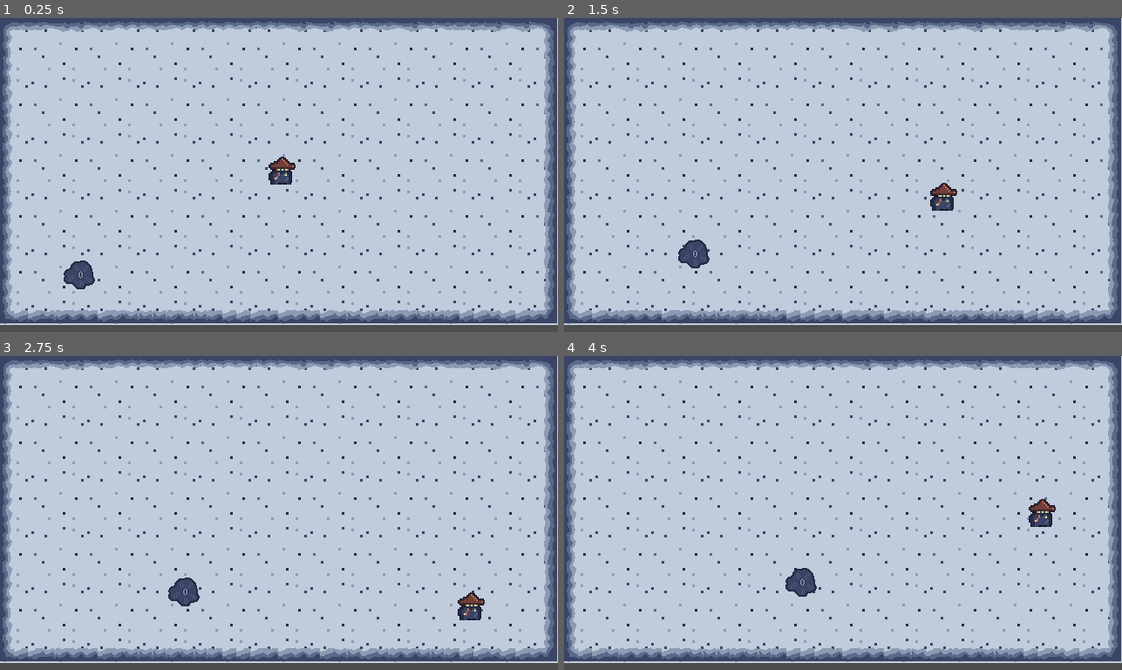
Above: before the commit, frames 1-4 (two rows, left to right).
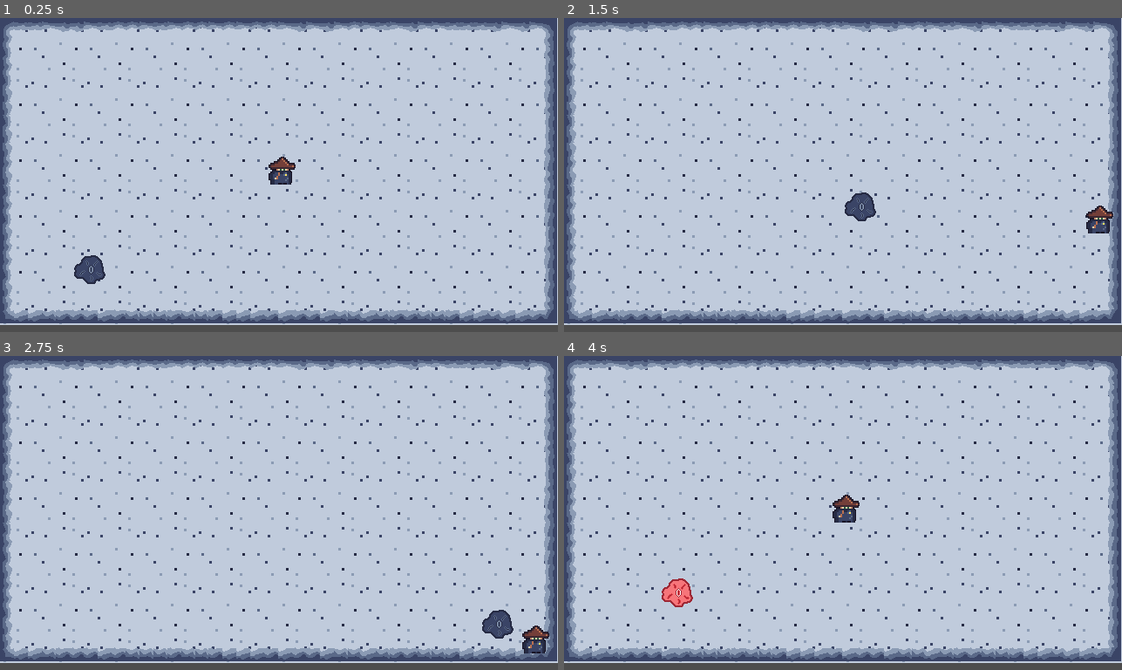
Above: after the commit, the same moments.

Repository: sthoni/winter_melonJam2023
Game: Godot game, scene res://level.tscn
Two runs of this game, one before a commit and one after it. Both use one fixed random seed, a clock stepped at 60 frames per second and the inputs below.
Inputs (mouse positions are in pixels of both pictures, inside the frame that each line leads up to):
- Up to frame 1 (0.25 s): no input
- Up to frame 2 (1.5 s): hold D (ui_right) 0.53-1.28 s; hold S (ui_down) from 1.28 s (still down)
- Up to frame 3 (2.75 s): release S (ui_down) at 2.03 s; hold D (ui_right) from 2.03 s (still down)
- Up to frame 4 (4 s): release D (ui_right) at 2.78 s; hold W (ui_up) 2.78-3.5 s; click (865, 553) at 3.5 s, where only the run after the commit has a clickable "Start New Game"

The runs differ from the first frame. In frame 1, 0.5% of the frame differs, in the area x 11-19%, y 75-87%; in frame 2, 1.4%; in frame 3, 1.4%; in frame 4, 1.4%, in the area x 17-89%, y 44-80%.

Commit message:
Bessere MovementComponents.

Diff:
--- a/Character.gd
+++ b/Character.gd
@@ -2,9 +2,7 @@
 class_name Character
 
 @export var speed: float = 150 # speed in pixels/sec
-@export var step_sound: AudioStream
 
-@onready var step_timer: Timer = $StepTimer
 @onready var wand := $Wand
 @onready var health_component := $HealthComponent
 @onready var level := $"../"
@@ -18,16 +16,6 @@
 
 # TODO: Schießen in eigene Component packen
 func get_input():
-	var input_direction := Input.get_vector("ui_left", "ui_right", "ui_up", "ui_down")
-	if input_direction.x < 0:
-		sprite.frame = 1
-	elif input_direction.x > 0:
-		sprite.frame = 0
-	velocity = input_direction * speed
-	if velocity != Vector2.ZERO && step_timer.is_stopped():
-		step_timer.wait_time = 60.0/speed
-		step_timer.start()
-		SfxPlayer.play(step_sound)
 	if Input.is_action_pressed("cast_left") or Input.is_action_pressed("cast_right") or Input.is_action_pressed("cast_up") or Input.is_action_pressed("cast_down"):
 		var cast_direction := Input.get_vector("cast_left", "cast_right", "cast_up","cast_down")
 		if cast_direction.x < 0:
--- /dev/null
+++ b/Components/MovementComponent.gd
@@ -0,0 +1,14 @@
+extends Node
+class_name MovementComponent
+
+@export var actor: CharacterBody2D
+@export var min_slide_angle: float = 0.0
+
+# Called when the node enters the scene tree for the first time.
+func _ready() -> void:
+	actor.wall_min_slide_angle = min_slide_angle
+	actor.motion_mode = actor.MOTION_MODE_GROUNDED
+
+
+func _physics_process(delta: float) -> void:
+	actor.move_and_slide()
--- a/Wand.gd
+++ b/Wand.gd
@@ -19,7 +19,7 @@
 	cast_timer.stop()
 
 # Called every frame. 'delta' is the elapsed time since the previous frame.
-func _process(delta):
+func _process(_delta):
 	pass
 
 # Mit Q und E durch Charms switchen
--- a/character.tscn
+++ b/character.tscn
@@ -1,10 +1,12 @@
-[gd_scene load_steps=8 format=3 uid="uid://b430b0ffb7o5l"]
+[gd_scene load_steps=10 format=3 uid="uid://b430b0ffb7o5l"]
 
 [ext_resource type="Script" path="res://Character.gd" id="1_d6u6j"]
-[ext_resource type="AudioStream" uid="uid://rmd4u127qfir" path="res://assets/audio/step.wav" id="2_gvncw"]
 [ext_resource type="Script" path="res://Wand.gd" id="2_t0h4w"]
 [ext_resource type="Texture2D" uid="uid://u7c5dckamxj8" path="res://assets/player.png" id="3_e6ta1"]
 [ext_resource type="PackedScene" uid="uid://wb64fs4i4iwv" path="res://Components/HealthComponent.tscn" id="5_7xr0c"]
+[ext_resource type="Script" path="res://player_movement_velocity_input.gd" id="5_be6xw"]
+[ext_resource type="Resource" uid="uid://cmulok0i3lkiw" path="res://player_movement_stats.tres" id="6_labsj"]
+[ext_resource type="Script" path="res://Components/MovementComponent.gd" id="7_34ugu"]
 
 [sub_resource type="CapsuleShape2D" id="CapsuleShape2D_jy0w3"]
 radius = 13.0
@@ -15,7 +17,6 @@
 collision_layer = 2
 motion_mode = 1
 script = ExtResource("1_d6u6j")
-step_sound = ExtResource("2_gvncw")
 
 [node name="Wand" type="Marker2D" parent="."]
 unique_name_in_owner = true
@@ -44,8 +45,14 @@
 texture = ExtResource("3_e6ta1")
 hframes = 2
 
-[node name="StepTimer" type="Timer" parent="."]
-one_shot = true
+[node name="PlayerMovementVelocityInput" type="Node" parent="." node_paths=PackedStringArray("actor")]
+script = ExtResource("5_be6xw")
+actor = NodePath("..")
+movement_stats = ExtResource("6_labsj")
+
+[node name="MovementComponent" type="Node" parent="." node_paths=PackedStringArray("actor")]
+script = ExtResource("7_34ugu")
+actor = NodePath("..")
 
 [connection signal="timeout" from="Wand/CastTimer" to="Wand" method="cast"]
 [connection signal="body_entered" from="Area2D" to="." method="_on_area_2d_body_entered"]
--- /dev/null
+++ b/custom_resources/movement_stats.gd
@@ -0,0 +1,7 @@
+extends Resource
+
+class_name MovementStats
+
+@export var max_speed: float = 300.0
+@export var acceleration: float = 1000.0
+@export var friction: float = 500.0
--- a/enemies/enemy.gd
+++ b/enemies/enemy.gd
@@ -16,14 +16,15 @@
 
 
 func _physics_process(_delta):
-	velocity = movement_controller.calculate_movement(self.position)
-	for i in get_slide_collision_count():
-		var collision = get_slide_collision(i)
-		if collision.get_collider() and collision.get_collider().name == "Character":
-			var character: Character = collision.get_collider()
-			self.position -= velocity.normalized()*3
-			character.health_component.reduce_health(4)
-	move_and_slide()
+	#velocity = movement_controller.calculate_movement(self.position)
+	#for i in get_slide_collision_count():
+		#var collision = get_slide_collision(i)
+		#if collision.get_collider() and collision.get_collider().name == "Character":
+			#var character: Character = collision.get_collider()
+			#self.position -= velocity.normalized()*3
+			#character.health_component.reduce_health(4)
+	#move_and_slide()
+	pass
 
 
 func _on_health_component_health_depleted():
--- a/enemies/enemy.tscn
+++ b/enemies/enemy.tscn
@@ -1,9 +1,11 @@
-[gd_scene load_steps=6 format=3 uid="uid://kh3gp6km022u"]
+[gd_scene load_steps=8 format=3 uid="uid://kh3gp6km022u"]
 
 [ext_resource type="Texture2D" uid="uid://bhsv71aw282lo" path="res://assets/enemy_proto.png" id="1_daqqq"]
 [ext_resource type="Script" path="res://enemies/enemy.gd" id="1_kc1q1"]
-[ext_resource type="Script" path="res://EnemyMovementController.gd" id="3_eyygj"]
 [ext_resource type="PackedScene" uid="uid://wb64fs4i4iwv" path="res://Components/HealthComponent.tscn" id="4_bk7j2"]
+[ext_resource type="Script" path="res://Components/MovementComponent.gd" id="4_epvoa"]
+[ext_resource type="Script" path="res://enemy_movement_velocity_ki.gd" id="5_f7054"]
+[ext_resource type="Resource" uid="uid://coy5jvnkq8ot2" path="res://enemy_movement_stats.tres" id="6_rdo3t"]
 
 [sub_resource type="CircleShape2D" id="CircleShape2D_kbwjk"]
 radius = 16.0
@@ -20,9 +22,15 @@
 [node name="Sprite2D" type="Sprite2D" parent="."]
 texture = ExtResource("1_daqqq")
 
-[node name="EnemyMovementController" type="Node" parent="."]
-script = ExtResource("3_eyygj")
-
 [node name="HealthComponent" parent="." instance=ExtResource("4_bk7j2")]
 
+[node name="MovementComponent" type="Node" parent="." node_paths=PackedStringArray("actor")]
+script = ExtResource("4_epvoa")
+actor = NodePath("..")
+
+[node name="EnemyMovementStats" type="Node" parent="." node_paths=PackedStringArray("actor")]
+script = ExtResource("5_f7054")
+actor = NodePath("..")
+movement_stats = ExtResource("6_rdo3t")
+
 [connection signal="health_depleted" from="HealthComponent" to="." method="_on_health_component_health_depleted"]
--- a/enemy.tscn
+++ b/enemy.tscn
@@ -1,9 +1,11 @@
-[gd_scene load_steps=6 format=3 uid="uid://bgfj56x4v8k0x"]
+[gd_scene load_steps=8 format=3 uid="uid://dq2tjbjv086bg"]
 
 [ext_resource type="Texture2D" uid="uid://bhsv71aw282lo" path="res://assets/enemy_proto.png" id="1_daqqq"]
 [ext_resource type="Script" path="res://enemies/enemy.gd" id="1_kc1q1"]
-[ext_resource type="Script" path="res://EnemyMovementController.gd" id="3_eyygj"]
 [ext_resource type="PackedScene" uid="uid://wb64fs4i4iwv" path="res://Components/HealthComponent.tscn" id="4_bk7j2"]
+[ext_resource type="Script" path="res://Components/MovementComponent.gd" id="5_0tm2k"]
+[ext_resource type="Script" path="res://enemy_movement_velocity_ki.gd" id="5_c300l"]
+[ext_resource type="Resource" uid="uid://coy5jvnkq8ot2" path="res://enemy_movement_stats.tres" id="6_gt6b4"]
 
 [sub_resource type="CircleShape2D" id="CircleShape2D_kbwjk"]
 radius = 20.0
@@ -19,10 +21,16 @@
 [node name="Sprite2D" type="Sprite2D" parent="."]
 texture = ExtResource("1_daqqq")
 
-[node name="EnemyMovementController" type="Node" parent="."]
-script = ExtResource("3_eyygj")
-
 [node name="HealthComponent" parent="." instance=ExtResource("4_bk7j2")]
 MAX_HEALTH = 5
 
+[node name="MovementComponent" type="Node" parent="." node_paths=PackedStringArray("actor")]
+script = ExtResource("5_0tm2k")
+actor = NodePath("..")
+
+[node name="EnemyMovementStats" type="Node" parent="." node_paths=PackedStringArray("actor")]
+script = ExtResource("5_c300l")
+actor = NodePath("..")
+movement_stats = ExtResource("6_gt6b4")
+
 [connection signal="health_depleted" from="HealthComponent" to="." method="_on_health_component_health_depleted"]
--- /dev/null
+++ b/enemy_movement_stats.tres
@@ -0,0 +1,9 @@
+[gd_resource type="Resource" script_class="MovementStats" load_steps=2 format=3 uid="uid://coy5jvnkq8ot2"]
+
+[ext_resource type="Script" path="res://custom_resources/movement_stats.gd" id="1_q0aja"]
+
+[resource]
+script = ExtResource("1_q0aja")
+max_speed = 200.0
+acceleration = 1000.0
+friction = 500.0
--- /dev/null
+++ b/enemy_movement_velocity_ki.gd
@@ -0,0 +1,17 @@
+extends Node
+
+class_name  EnemyMovementVelocityKi
+
+@export var actor: CharacterBody2D
+@export var movement_stats: MovementStats
+var player: Character
+
+func _ready() -> void:
+	player = get_tree().get_first_node_in_group("player")
+
+func _physics_process(delta: float) -> void:
+	var direction = player.global_position - actor.position
+	if direction.length() > 0:
+		actor.velocity = actor.velocity.move_toward(direction.normalized() * movement_stats.max_speed, movement_stats.acceleration * delta)
+	else:
+		actor.velocity = actor.velocity.move_toward(Vector2.ZERO, movement_stats.friction * delta)
--- /dev/null
+++ b/player_movement_stats.tres
@@ -0,0 +1,9 @@
+[gd_resource type="Resource" script_class="MovementStats" load_steps=2 format=3 uid="uid://cmulok0i3lkiw"]
+
+[ext_resource type="Script" path="res://custom_resources/movement_stats.gd" id="1_qd48n"]
+
+[resource]
+script = ExtResource("1_qd48n")
+max_speed = 200.0
+acceleration = 2000.0
+friction = 700.0
--- /dev/null
+++ b/player_movement_velocity_input.gd
@@ -0,0 +1,17 @@
+extends Node
+
+class_name  PlayerMovementVelocityInput
+
+@export var actor: CharacterBody2D
+@export var movement_stats: MovementStats
+
+func _physics_process(delta: float) -> void:
+	var input := Input.get_vector("ui_left", "ui_right", "ui_up", "ui_down")
+	if input.x < 0:
+		actor.sprite.frame = 1
+	elif input.x > 0:
+		actor.sprite.frame = 0
+	if input.length() > 0:
+		actor.velocity = actor.velocity.move_toward(input * movement_stats.max_speed, movement_stats.acceleration * delta)
+	else:
+		actor.velocity = actor.velocity.move_toward(Vector2.ZERO, movement_stats.friction * delta)
